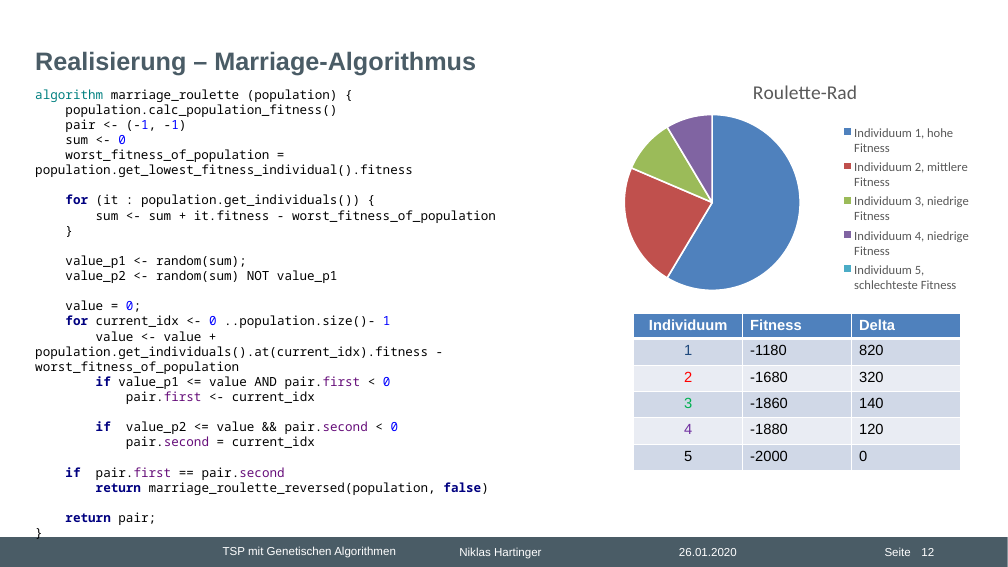
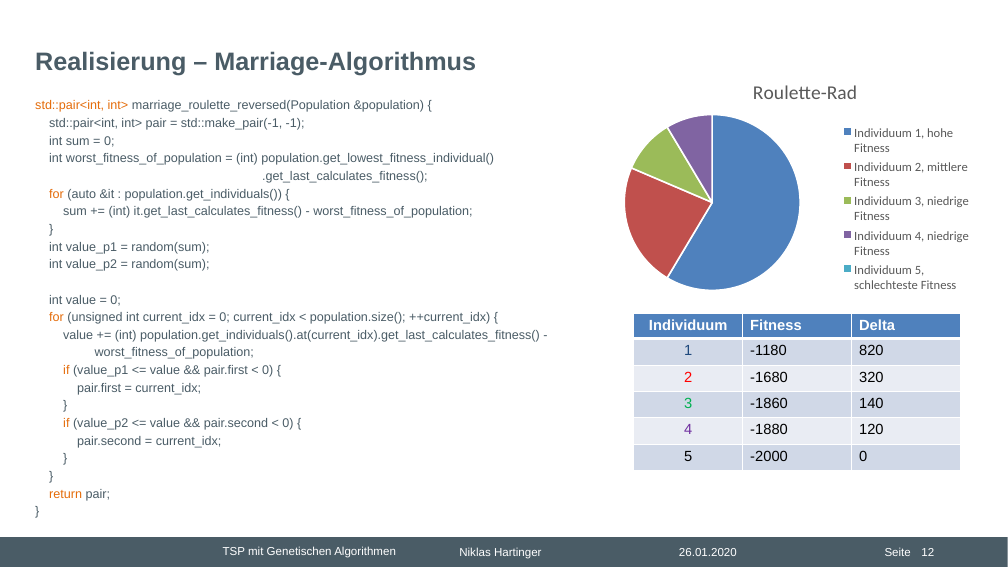
Before and after one commit to nhrt/Genetic-Algorithms, a slide deck: slide 12 of Projektvortrag/Präsentation Projektvortrag.pptx. Drawn at 1008x567 pixels with LibreOffice and Linux fonts; fonts in the diff are those of the drawing; background and template pictures are left out. Boxes give left, top, right and bottom in pixels: in the first picture for what was removed or moved away, otherwise in the second. Text is boxed around its words. In the diff, an @@ line names an element or a change of style, - is before the commit and + after.

```diff
--- a/Projektvortrag/Präsentation Projektvortrag.pptx
+++ b/Projektvortrag/Präsentation Projektvortrag.pptx
@@ text at (x1=35, y1=100, x2=540, y2=501): text changed; font Noto Sans Mono to Arial; text colour #000000 to #4A5C66 @@
-algorithm marriage_roulette (population) {
-population.calc_population_fitness()
-pair <- (-1, -1)
-sum <- 0
-worst_fitness_of_population = population.get_lowest_fitness_individual().fitness
-for (it : population.get_individuals()) {
-sum <- sum + it.fitness - worst_fitness_of_population
-}
-value_p1 <- random(sum);
-value_p2 <- random(sum) NOT value_p1
-value = 0;
-for current_idx <- 0 ..population.size()- 1
-value <- value + population.get_individuals().at(current_idx).fitness - worst_fitness_of_population
-if value_p1 <= value AND pair.first < 0
-pair.first <- current_idx
-if value_p2 <= value && pair.second < 0
-pair.second = current_idx
-if pair.first == pair.second
-return marriage_roulette_reversed(population, false)
-return pair;
-}
+std::pair<int, int> marriage_roulette_reversed(Population &population) {
+std::pair<int, int> pair = std::make_pair(-1, -1);
+int sum = 0;
+int worst_fitness_of_population = (int) population.get_lowest_fitness_individual()
+.get_last_calculates_fitness();
+for (auto &it : population.get_individuals()) {
+sum += (int) it.get_last_calculates_fitness() - worst_fitness_of_population;
+}
+int value_p1 = random(sum);
+int value_p2 = random(sum);
+int value = 0;
+for (unsigned int current_idx = 0; current_idx < population.size(); ++current_idx) {
+value += (int) population.get_individuals().at(current_idx).get_last_calculates_fitness() -
+worst_fitness_of_population;
+if (value_p1 <= value && pair.first < 0) {
+pair.first = current_idx;
+}
+if (value_p2 <= value && pair.second < 0) {
+pair.second = current_idx;
+}
+}
+return pair;
+}
```
Also in this commit, not shown: 6 other slides changed, 1 slide removed.
